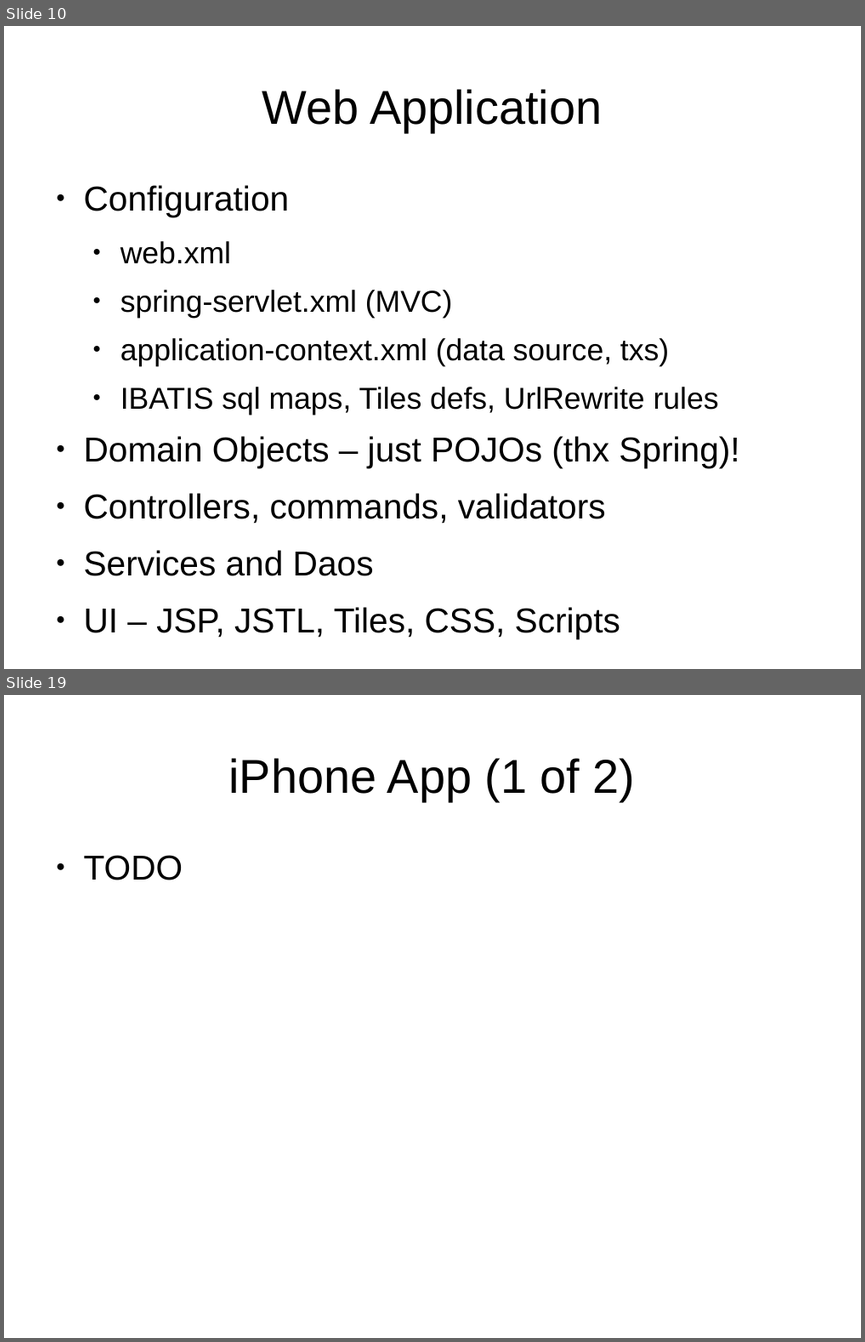
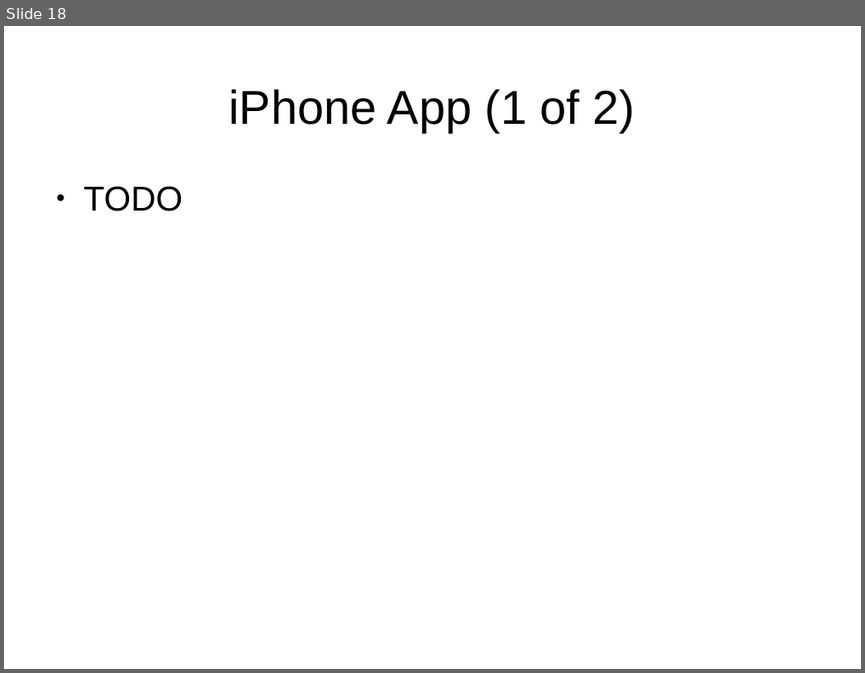
Before and after one commit to lmucs/playserengeti, a slide deck: serengeti/src/site/serengeti.odp. Shown one above the other, each under a label of ours: slides 10 and 19 before the commit, slide 18 after it; the slides between them are not shown. The pictures are 865x1342 and 865x673 pixels, drawn with LibreOffice and Linux fonts; fonts in the diff are those of the drawing. Boxes give left, top, right and bottom in pixels: in the first picture for what was removed or moved away, otherwise in the second. Text is boxed around its words. In the diff, an @@ line names an element or a change of style, - is before the commit and + after.

```diff
--- a/serengeti/src/site/serengeti.odp
+++ b/serengeti/src/site/serengeti.odp
@@ slide 10 removed at <box>4,26,861,669</box>, background #FFFFFF @@
@@ title removed at <box>262,89,602,132</box> @@
-Web Application
@@ text removed at <box>84,185,739,638</box> @@
-● Configuration
-  ● web.xml
-  ● spring-servlet.xml (MVC)
-  ● application-context.xml (data source, txs)
-  ● IBATIS sql maps, Tiles defs, UrlRewrite rules
-● Domain Objects – just POJOs (thx Spring)!
-● Controllers, commands, validators
-● Services and Daos
-● UI – JSP, JSTL, Tiles, CSS, Scripts
@@ what was slide 19 is now slide 18 @@
```
Also in this commit, not shown: 9 slides changed, 7 slides added, 7 other slides removed.
